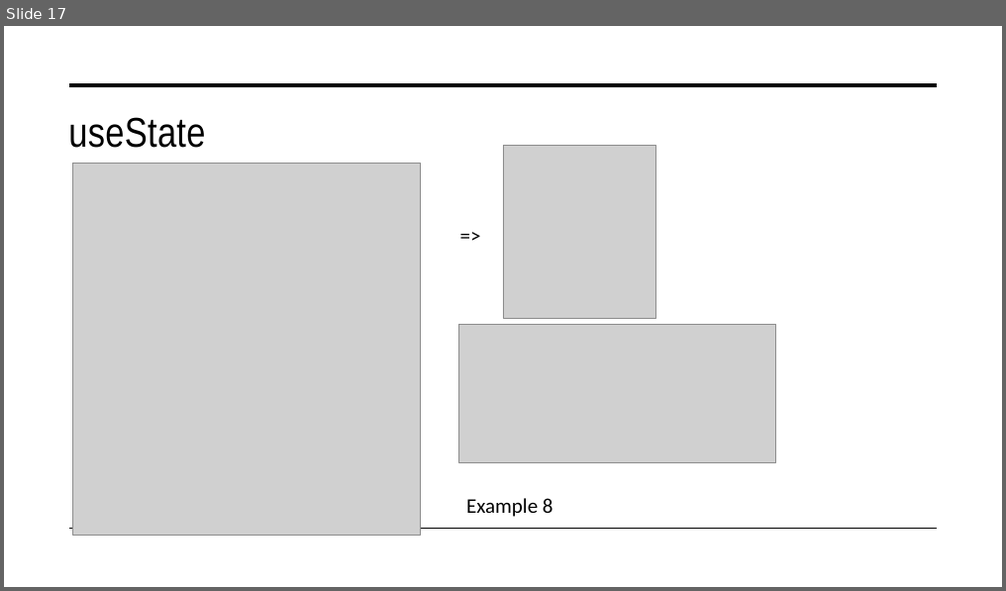
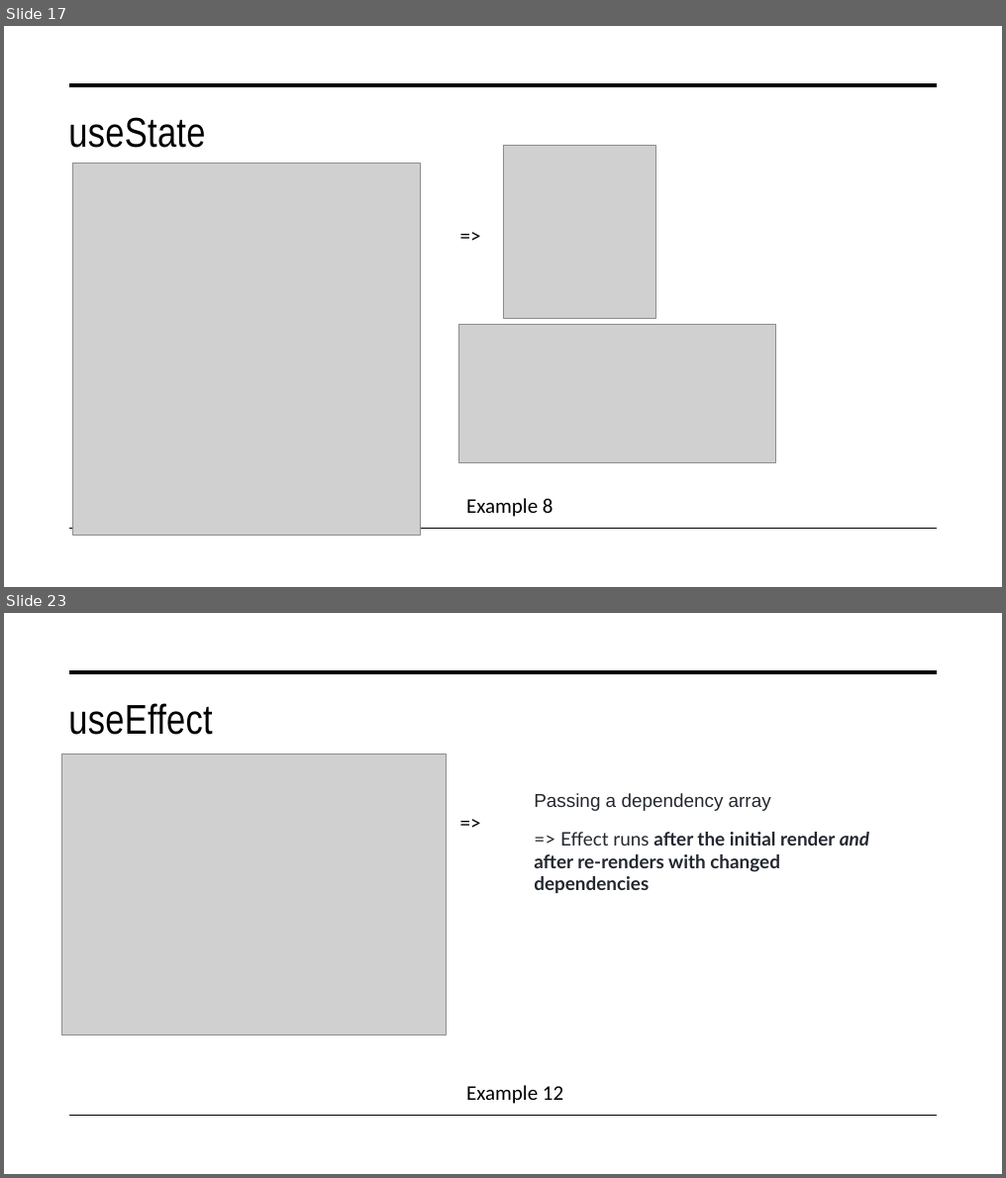
Before and after one commit to tungle251/demo-app, a slide deck: Presentation.pptx. Shown one above the other, each under a label of ours: slide 17 before the commit, slides 17 and 23 after it; the slides between them are not shown. The pictures are 1006x591 and 1006x1178 pixels, drawn with LibreOffice and Linux fonts; fonts in the diff are those of the drawing; grey boxes stand for pictures. Boxes give left, top, right and bottom in pixels: in the first picture for what was removed or moved away, otherwise in the second. Text is boxed around its words. In the diff, an @@ line names an element or a change of style, - is before the commit and + after.

```diff
--- a/Presentation.pptx
+++ b/Presentation.pptx
@@ slide 23 added at [4, 613, 1002, 1174], background #FFFFFF; not listed: 2 template elements that a slide beside it also shows @@
@@ title added at [68, 703, 212, 735], 40 pt, text #000000 @@
+useEffect
@@ picture added at [61, 754, 446, 1035] @@
@@ text added at [452, 801, 601, 848], 20 pt, text #000000 @@
+=>
@@ text added at [534, 793, 771, 811], 18 pt, text #23272F @@
+Passing a dependency array
@@ text added at [534, 832, 869, 893], 18 pt, text #23272F, bold @@
+=> Effect runs after the initial render and after re-renders with changed dependencies
@@ text added at [466, 1085, 563, 1104], 20 pt, text #000000 @@
+Example 12
```
Also in this commit, not shown: 6 slides changed, 3 other slides added.
